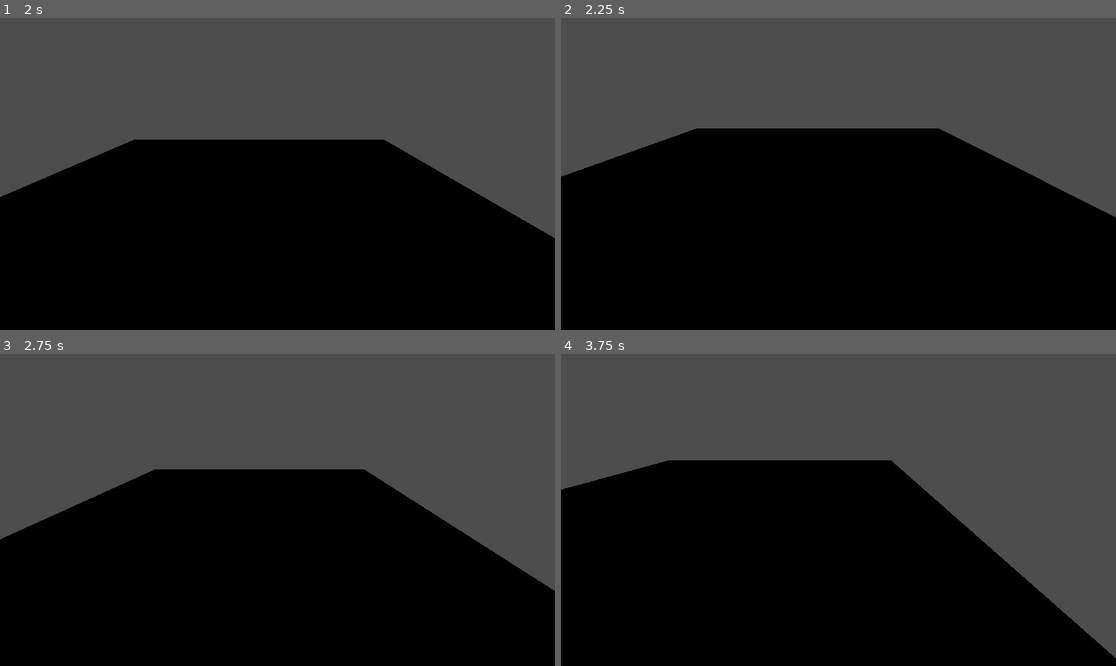
Above: before the commit, frames 1-4 (two rows, left to right).
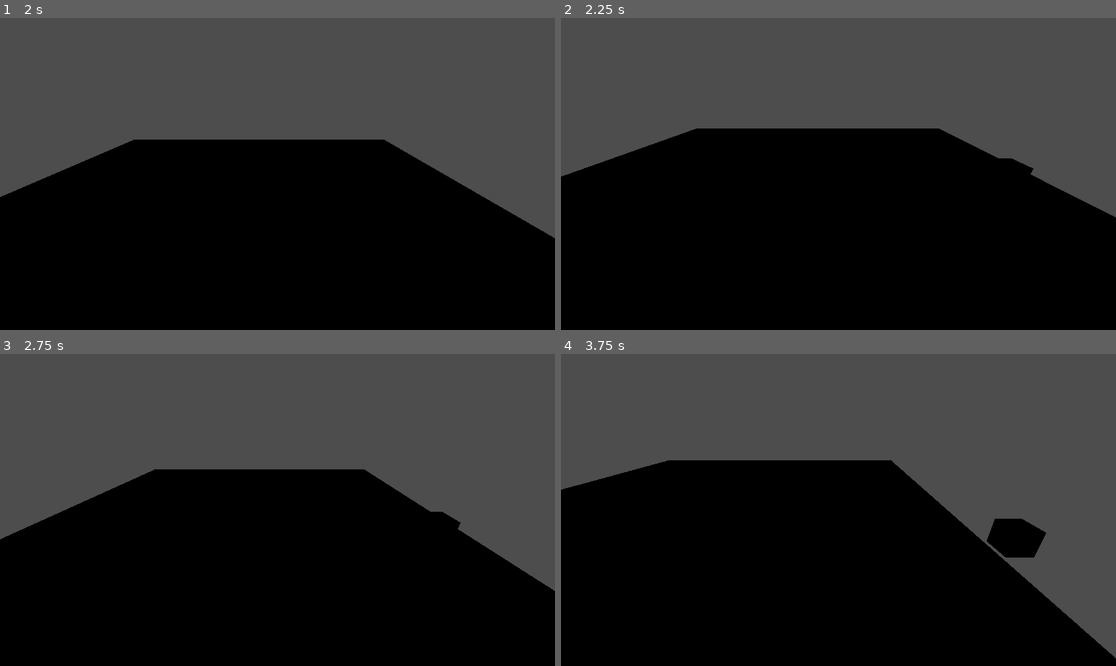
Above: after the commit, the same moments.

Repository: AlexTheAccount/Loop
Game: Godot game, scene res://PackedScenes/Main Menu.tscn
Two runs of this game, one before a commit and one after it. Both use one fixed random seed, a clock stepped at 60 frames per second and the inputs below.
Inputs:
- Up to frame 1 (2 s): click "Start Looping" at 0.5 s; tap Enter (ui_accept) at 1.25, 1.52 s; hold Right (ui_right) from 1.28 s (still down)
- Up to frame 2 (2.25 s): release Right (ui_right) at 2.03 s; hold Down (ui_down) from 2.03 s (still down)
- Up to frame 3 (2.75 s): keep holding Down (ui_down); tap Enter (ui_accept) at 2.27 s
- Up to frame 4 (3.75 s): release Down (ui_down) at 2.78 s; hold Right (ui_right) 2.78-3.53 s; hold Up (ui_up) from 3.53 s (still down)

Frame 1 is identical in both runs. In frame 2, 0.1% of the frame differs, in the area x 78-86%, y 44-51%; in frame 3, 0.1%; in frame 4, 1.0%, in the area x 76-88%, y 52-66%.

Commit message:
enemy semi functional

Diff:
--- /dev/null
+++ b/PackedScenes/Enemy.tscn
@@ -0,0 +1,19 @@
+[gd_scene load_steps=4 format=3 uid="uid://ddy8i5cbnnvgs"]
+
+[ext_resource type="Script" uid="uid://ddgmhc5n7c50v" path="res://Scripts/EnemyBody.gd" id="1_byphh"]
+
+[sub_resource type="BoxShape3D" id="BoxShape3D_f554b"]
+
+[sub_resource type="BoxMesh" id="BoxMesh_j0bwf"]
+
+[node name="Enemy" type="Node3D"]
+
+[node name="CharacterBody3D" type="CharacterBody3D" parent="."]
+script = ExtResource("1_byphh")
+
+[node name="CollisionShape3D" type="CollisionShape3D" parent="CharacterBody3D"]
+shape = SubResource("BoxShape3D_f554b")
+
+[node name="MeshInstance3D" type="MeshInstance3D" parent="CharacterBody3D/CollisionShape3D"]
+mesh = SubResource("BoxMesh_j0bwf")
+skeleton = NodePath("../..")
--- a/PackedScenes/Level.tscn
+++ b/PackedScenes/Level.tscn
@@ -1,7 +1,8 @@
-[gd_scene load_steps=5 format=3 uid="uid://d1kdwsejf8x15"]
+[gd_scene load_steps=6 format=3 uid="uid://d1kdwsejf8x15"]
 
 [ext_resource type="Material" uid="uid://don77aibrilpa" path="res://Materials/Grey.tres" id="1_3sot4"]
 [ext_resource type="PackedScene" uid="uid://ntp657mu5don" path="res://PackedScenes/Player.tscn" id="2_weqj7"]
+[ext_resource type="PackedScene" uid="uid://ddy8i5cbnnvgs" path="res://PackedScenes/Enemy.tscn" id="3_o8tum"]
 
 [sub_resource type="BoxMesh" id="BoxMesh_fa1m1"]
 material = ExtResource("1_3sot4")
@@ -21,3 +22,6 @@
 
 [node name="Player" parent="." instance=ExtResource("2_weqj7")]
 transform = Transform3D(1, 0, 0, 0, 1, 0, 0, 0, 1, -1.94901, 1.05154, 3.19828)
+
+[node name="Enemy" parent="." instance=ExtResource("3_o8tum")]
+transform = Transform3D(1, 0, 0, 0, 1, 0, 0, 0, 1, 4.65441, 0.310834, 0.514543)
--- /dev/null
+++ b/Scripts/EnemyBody.gd
@@ -0,0 +1,15 @@
+extends CharacterBody3D
+
+
+const SPEED = 5.0
+const JUMP_VELOCITY = 4.5
+
+var player
+
+func _ready():
+	player = get_parent().get_parent().get_node("Player").get_child(0)
+
+func _process(delta):
+	var direction = (player.position - position).normalized()
+	velocity = direction * SPEED
+	move_and_slide()
Not shown, added: Scripts/EnemyBody.gd.uid
